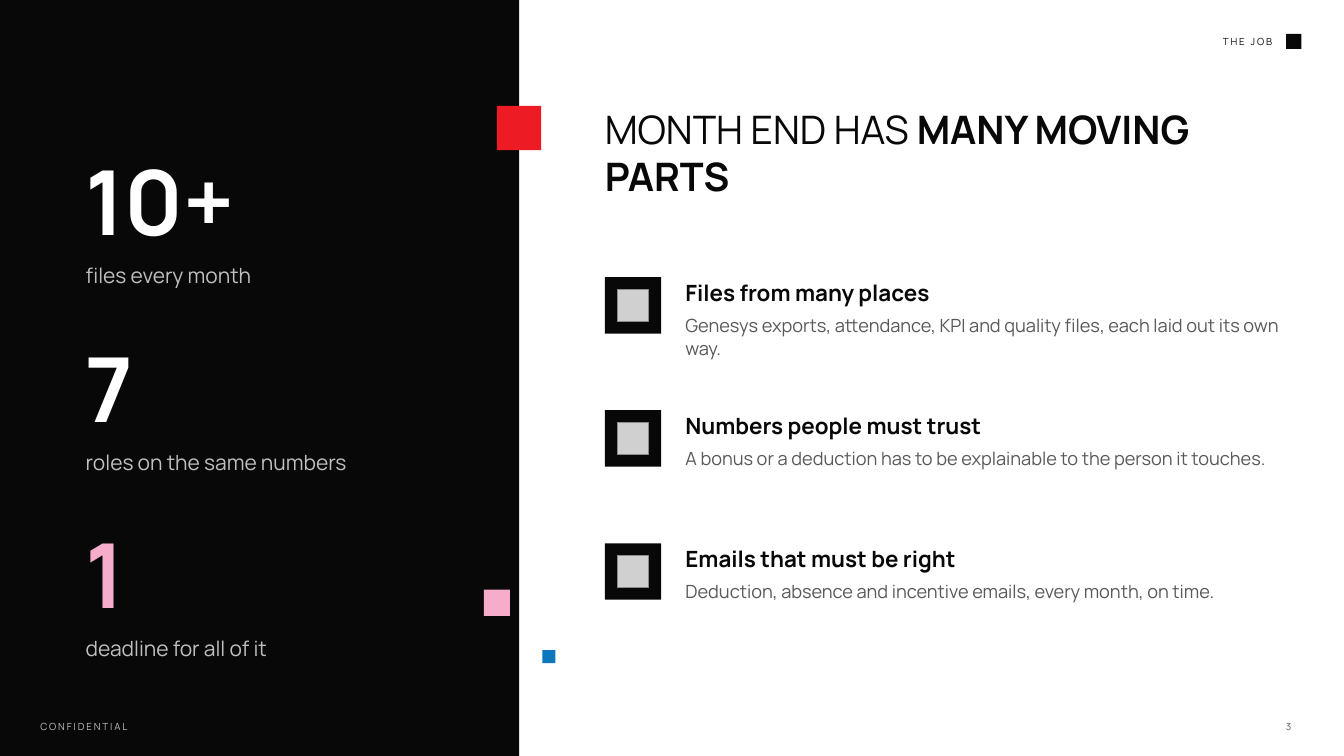
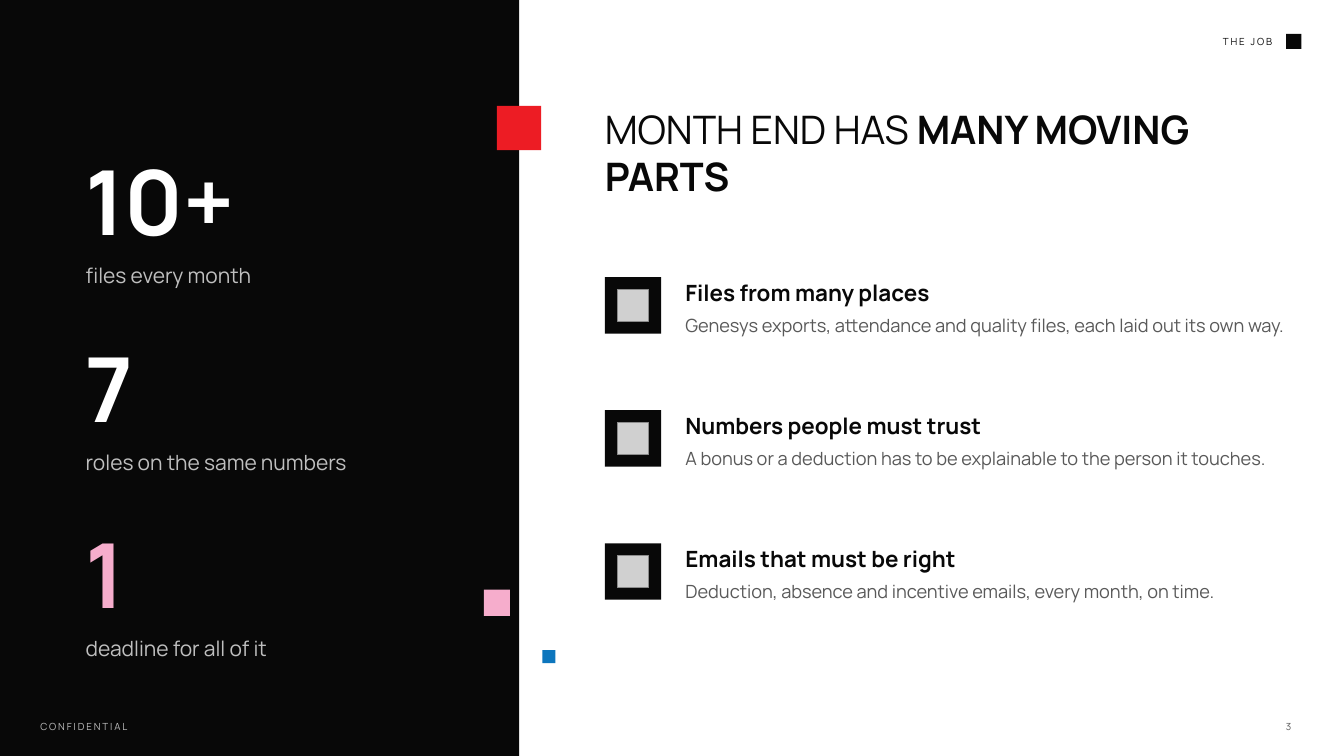
Before and after one commit to Wizdeed1/s, a slide deck: slide 3 of final/MC Monthly Report Builder - Overview.pptx. Drawn at 1344x756 pixels with LibreOffice and Linux fonts; fonts in the diff are those of the drawing; grey boxes stand for pictures; background and template pictures are left out. Boxes give left, top, right and bottom in pixels: in the first picture for what was removed or moved away, otherwise in the second. Text is boxed around its words. In the diff, an @@ line names an element or a change of style, - is before the commit and + after.

```diff
--- a/final/MC Monthly Report Builder - Overview.pptx
+++ b/final/MC Monthly Report Builder - Overview.pptx
@@ text at [685,318,1284,337]: text changed @@
-Genesys exports, attendance, KPI and quality files, each laid out its own way.
+Genesys exports, attendance and quality files, each laid out its own way.
```
Also in this commit, not shown: 2 other slides changed, 24 other files.
